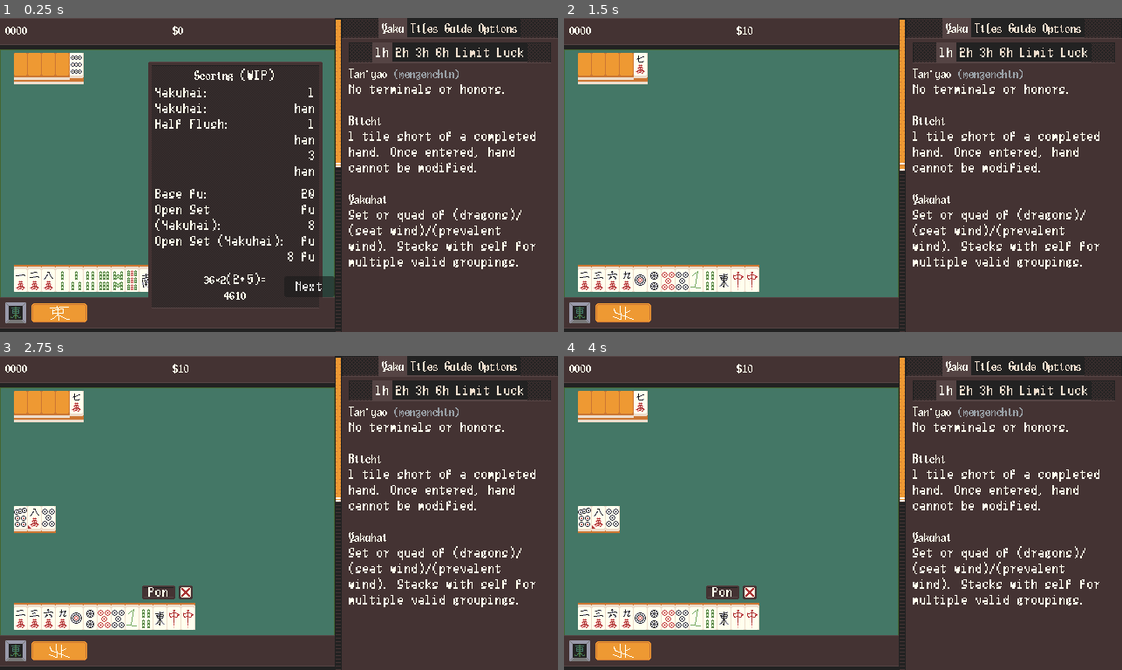
Above: before the commit, frames 1-4 (two rows, left to right).
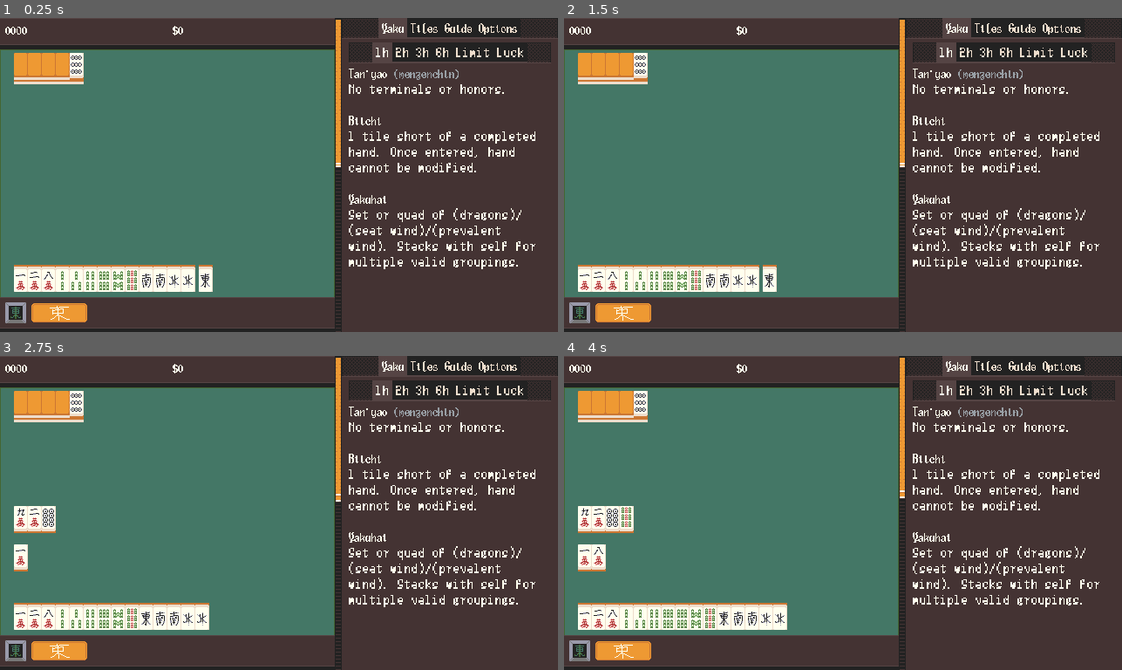
Above: after the commit, the same moments.

Repository: nanahyakuman/ultimahjong
Game: Godot game, scene res://root.tscn
Two runs of this game, one before a commit and one after it. Both use one fixed random seed, a clock stepped at 60 frames per second and the inputs below.
Inputs (mouse positions are in pixels of both pictures, inside the frame that each line leads up to):
- Up to frame 1 (0.25 s): no input
- Up to frame 2 (1.5 s): click (870, 288) at 0.5 s, where only the run before the commit has a clickable "Next"; click (859, 288) at 1.25 s, where only the run before the commit has a clickable "Next Round"
- Up to frame 3 (2.75 s): drag from (22, 409) to (334, 443) at 2.02 s
- Up to frame 4 (4 s): drag from (597, 409) to (815, 575) at 2.77 s; tap Enter at 3.5 s; move the mouse to (614, 409) at 3.52 s; click (614, 409) at 3.67 s

The runs differ from the first frame. In frame 1, 24% of the frame differs, in the area x 26-60%, y 13-93%; in frame 2, 1.1%; in frame 3, 1.8%; in frame 4, 2.5%.

Commit message:
quickrefactor to not suck

Diff:
--- a/root.gd
+++ b/root.gd
@@ -12,8 +12,8 @@
 
 	start_round()
 
-	await get_tree().process_frame
-	start_scoring()
+#	await get_tree().process_frame
+#	start_scoring()
 #	end_round(42, 2)
 
 func start_round():
@@ -21,7 +21,11 @@
 	scoring_root.visible = false
 	mahjong_manager.start_round()
 
+# also start scoring
 func end_round(fu: int, han: int):
+	shop_root.visible = false
+	scoring_root.visible = true
+
 	var points = int(fu * pow(2.0, han + 2.0))
 	points = ceili(points / 10.0) * 10
 	score += points
@@ -29,16 +33,11 @@
 	score_label.clear()
 	score_label.append_text("[b]" + str(score))
 
+
+func start_shop():
 	# temp probably
 	TileGraphicKnower.update_dora_ids([])
 
-	start_scoring()
-
-func start_scoring():
-	shop_root.visible = false
-	scoring_root.visible = true
-
-func start_shop():
 	scoring_root.visible = false
 	shop_root.visible = true
 	shop_root.start()
